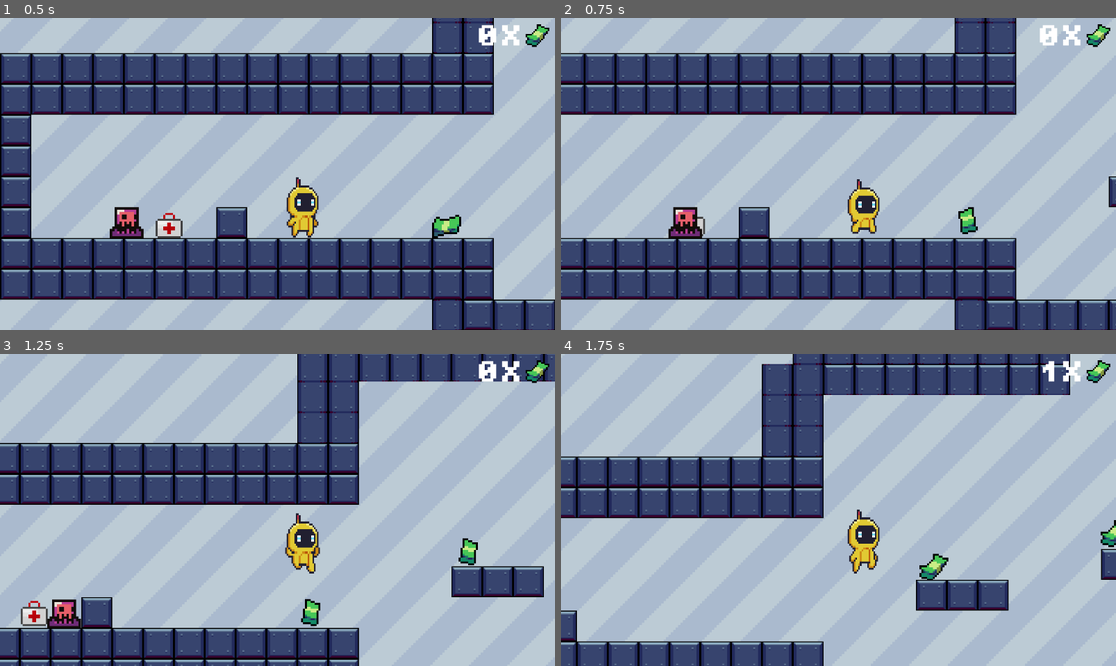
Above: before the commit, frames 1-4 (two rows, left to right).
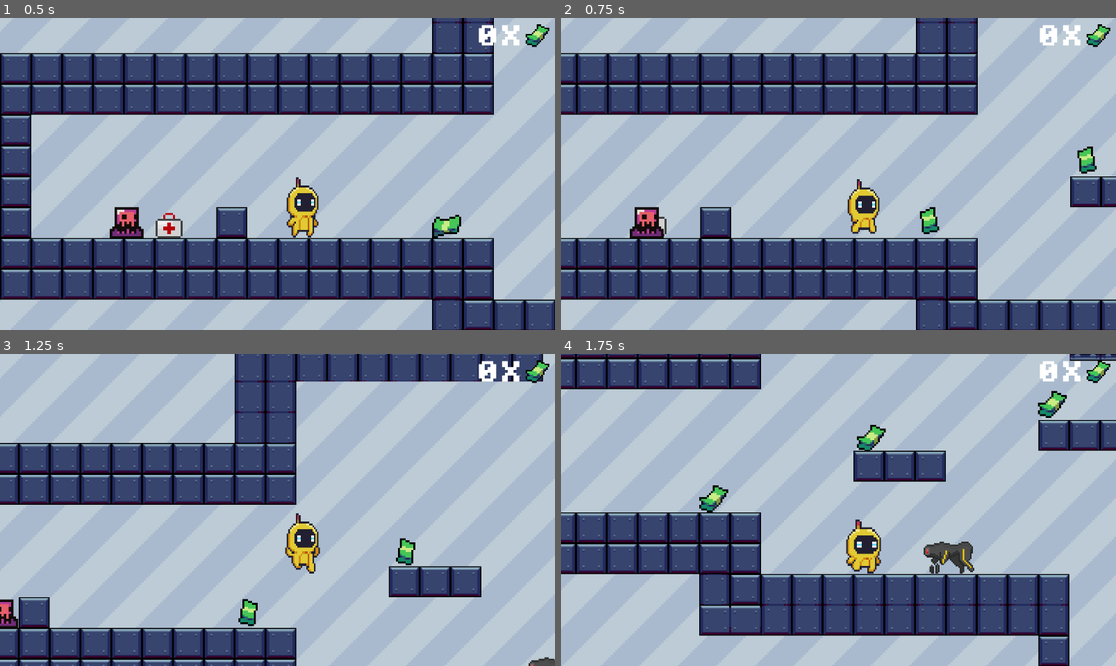
Above: after the commit, the same moments.

Repository: jmisidro/DDJD-PP
Game: Godot game, scene res://scenes/main.tscn
Same seed, same stepped clock (60 frames per second), same inputs: the game is played once before the commit and once after it.
Inputs:
- Up to frame 1 (0.5 s): no input
- Up to frame 2 (0.75 s): hold Right (right) from 0.53 s (still down); tap Shift (dash, bound only after the commit) at 0.6 s
- Up to frame 3 (1.25 s): keep holding Right (right); tap Space (jump) at 0.77 s
- Up to frame 4 (1.75 s): keep holding Right (right); tap E (interact) at 1.35 s; tap Space (jump) at 1.52 s; tap Shift (dash, bound only after the commit) at 1.55 s

Frame 1 is identical in both runs. In frame 2, 23% of the frame differs, in the area x 0-100%, y 0-100%; in frame 3, 17%; in frame 4, 52%.

Commit message:
implemented DASH ability

Diff:
--- a/artifact-odyssey/project.godot
+++ b/artifact-odyssey/project.godot
@@ -45,6 +45,11 @@
 "events": [Object(InputEventKey,"resource_local_to_scene":false,"resource_name":"","device":-1,"window_id":0,"alt_press …(192 unchanged characters)…
 ]
 }
+dash={
+"deadzone": 0.5,
+"events": [Object(InputEventKey,"resource_local_to_scene":false,"resource_name":"","device":-1,"window_id":0,"alt_pressed":false,"shift_pressed":false,"ctrl_pressed":false,"meta_pressed":false,"pressed":false,"keycode":0,"physical_keycode":4194325,"key_label":0,"unicode":0,"location":0,"echo":false,"script":null)
+]
+}
 
 [layer_names]
 
--- a/artifact-odyssey/scenes/main_character.gd
+++ b/artifact-odyssey/scenes/main_character.gd
@@ -1,14 +1,36 @@
 extends CharacterBody2D
 
 
-const SPEED = 400.0
+@export var MAX_HEALTH : int = 10
+@export var SPEED: float = 400.0
+@export var DASH_SPEED: float = 1000.0
+@export var DASH_DURATION: float = 0.2
+@export var DASH_COOLDOWN: float = 1.5
+@onready var animated_sprite_2d: AnimatedSprite2D = $AnimatedSprite2D
+
 const JUMP_VELOCITY = -900.0
-@onready var animated_sprite_2d: AnimatedSprite2D = $AnimatedSprite2D
-@export var MAX_HEALTH := 10
 var health: float
+var is_dashing: bool = false
+var can_dash: bool = true
+var dash_timer: Timer
+var cooldown_timer: Timer
+var dash_direction: int = 0
 
 func _ready() -> void:
 	health = MAX_HEALTH
+
+	# Initialize Dash Timers
+	dash_timer = Timer.new()
+	dash_timer.wait_time = DASH_DURATION
+	dash_timer.one_shot = true
+	dash_timer.timeout.connect(_end_dash)
+	add_child(dash_timer)
+
+	cooldown_timer = Timer.new()
+	cooldown_timer.wait_time = DASH_COOLDOWN
+	cooldown_timer.one_shot = true
+	cooldown_timer.timeout.connect(_reset_dash)
+	add_child(cooldown_timer)
 
 func damage(dmg: int):
 	health -= dmg
@@ -16,6 +38,28 @@
 	if health <= 0:
 		print("You died. :(")
 		get_tree().reload_current_scene()
+
+
+func start_dash(direction):
+	if direction == 0:
+		return  # Prevent dashing in place (horizontal only)
+
+	is_dashing = true
+	dash_direction = direction
+	dash_timer.start()
+
+	# Play dash animation if you have one
+	#animated_sprite_2d.play("dash")
+
+	can_dash = false
+
+func _end_dash():
+	is_dashing = false
+	cooldown_timer.start()  # Start cooldown before next dash
+
+func _reset_dash():
+	can_dash = true  # Allow dashing again
+
 
 func _physics_process(delta: float) -> void:
 	# Add the gravity and Animations
@@ -38,8 +82,15 @@
 	# Get the input direction and handle the movement/deceleration.
 	# As good practice, you should replace UI actions with custom gameplay actions.
 	# The last parameter of the move_toward function, changes the drag that exists when a player moves, higher value, immediately stops the player
-	var direction := Input.get_axis("left", "right")
-	if direction:
+	var direction = Input.get_axis("left", "right")  # -1 (left) to 1 (right)
+
+	# DASH
+	if Input.is_action_just_pressed("dash") and can_dash and not is_dashing:
+		start_dash(direction)
+
+	if is_dashing:
+		velocity.x = dash_direction * DASH_SPEED
+	elif direction:
 		velocity.x = direction * SPEED
 	else:
 		velocity.x = move_toward(velocity.x, 0, 25)
